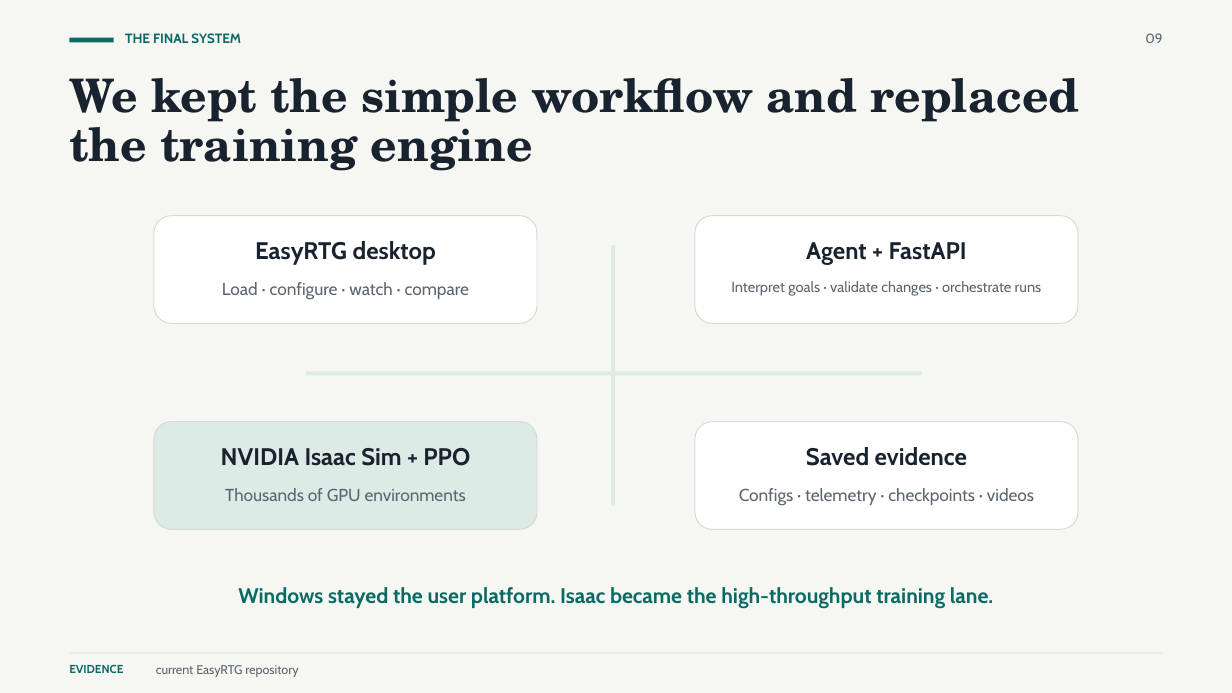
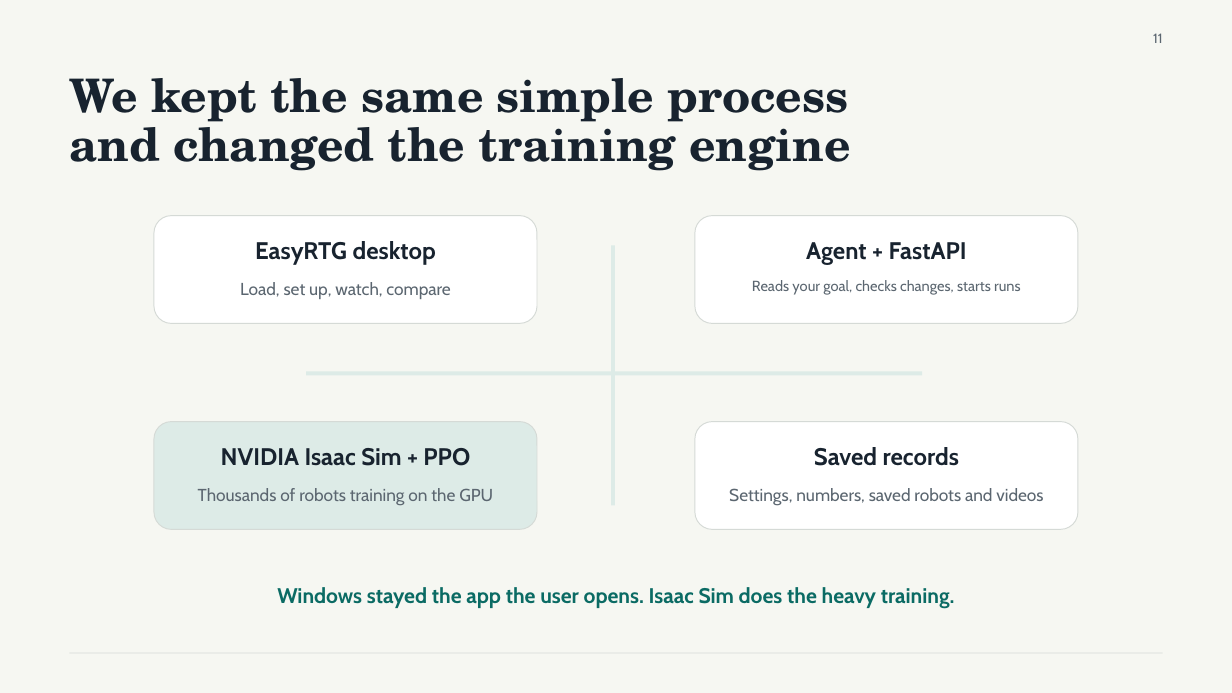
Before and after one commit to shivam675/rl-training-ground, a slide deck: slide 11 of EasyRTG_Final_Submission_Shivam_Chavan.pptx (slide 9 before the commit). Drawn at 1232x693 pixels with LibreOffice and Linux fonts; fonts in the diff are those of the drawing. Boxes give left, top, right and bottom in pixels: in the first picture for what was removed or moved away, otherwise in the second. Text is boxed around its words. In the diff, an @@ line names an element or a change of style, - is before the commit and + after.

```diff
--- a/EasyRTG_Final_Submission_Shivam_Chavan.pptx
+++ b/EasyRTG_Final_Submission_Shivam_Chavan.pptx
@@ rectangle removed at (69,38,114,43) @@
@@ text removed at (125,33,241,43) @@
-THE FINAL SYSTEM
@@ text at (1153,33,1163,43): text changed @@
-09
+11
@@ text at (69,78,851,171): text changed @@
-We kept the simple workflow and replaced
-the training engine
+We kept the same simple process
+and changed the training engine
@@ text at (240,282,450,299): text changed @@
-Load · configure · watch · compare
+Load, set up, watch, compare
@@ text at (752,280,1021,295): text changed @@
-Interpret goals · validate changes · orchestrate runs
+Reads your goal, checks changes, starts runs
@@ text at (814,447,959,466): text changed @@
-Saved evidence
+Saved records
@@ text at (198,488,493,505): text changed @@
-Thousands of GPU environments
+Thousands of robots training on the GPU
@@ text at (729,488,1043,506): text changed @@
-Configs · telemetry · checkpoints · videos
+Settings, numbers, saved robots and videos
@@ text at (277,587,955,609): text changed @@
-Windows stayed the user platform. Isaac became the high-throughput training lane.
+Windows stayed the app the user opens. Isaac Sim does the heavy training.
@@ text removed at (69,664,123,673) @@
-EVIDENCE
@@ text removed at (156,665,298,677) @@
-current EasyRTG repository
```
Also in this commit, not shown: 9 other slides changed, 23 slides added, 3 slides removed, 43 other files.
